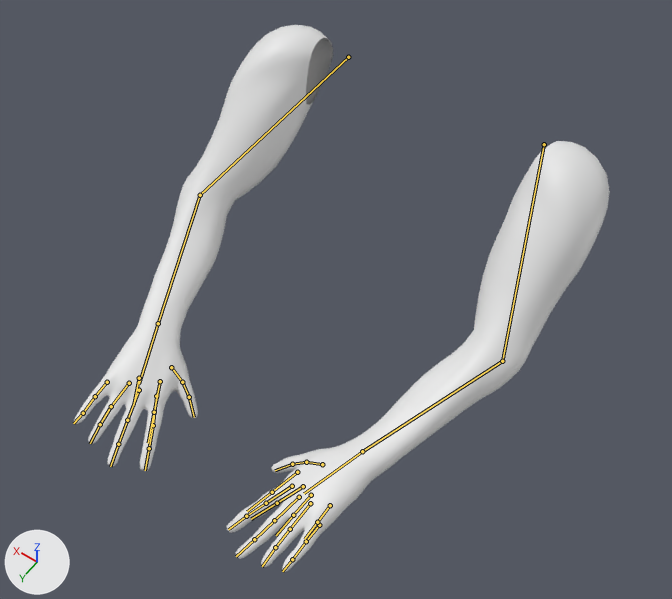
The FBX model Assets/Player/Mesh/SM_Arms.fbx as it was, and as the next commit left it.
Rendered twice from a 50 mm lens placed at (-0.689, -1.478, 2.371), pointed at (-0.038, -2.39, 0.938). Arrows for +X, +Y and +Z are at lower left; the lights stay in place. The first picture is the older version. The bones that change, and the others that lie on the model, are drawn over the model as lines.

Objects in the first picture: 'SM_Arms'.
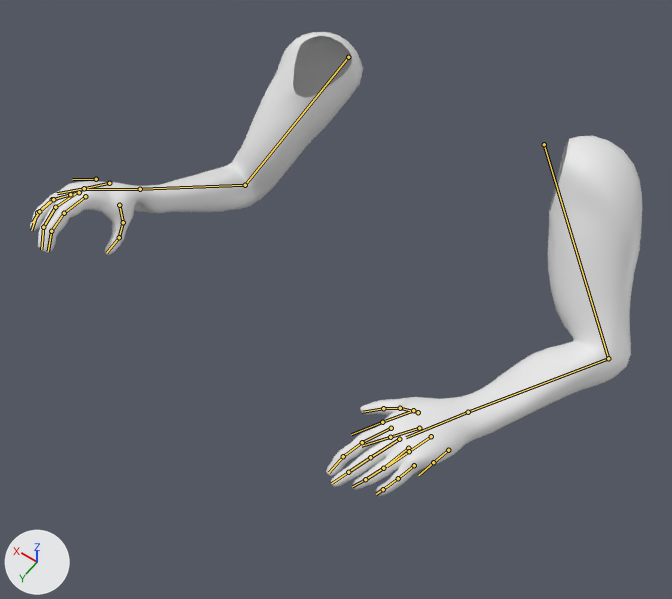
The newer file adds an action. The first version stands in its rest pose; the second is drawn at frame 19 of the action 'Armature|Arms_Pour'.

The change in detail:
Bone 'UpperArm_r' (bone_upperarm_r) turns from (0, 0, 0) to (-45, 64, -14) degrees about its own x, y and z.
Bone 'LowerArm_r' (bone_lowerarm_r) turns from (0, 0, 0) to (45, 3, -8) degrees about its own x, y and z.
Bone 'Hand_r' (bone_hand_r) turns from (0, 0, 0) to (-4, -3, -10) degrees about its own x, y and z.
Bone 'Index01_r' (bone_index01_r) moves from (0.0, 0.0, 0.0) to (0.001, -0.001, -0.004).
Bone 'Index01_r' (bone_index01_r) turns from (0, 0, 0) to (-5, 1, 24) degrees about its own x, y and z.
Bone 'Index02_r' (bone_index02_r) turns from (0, 0, 0) to (-5, 1, 24) degrees about its own x, y and z.
Bone 'Index03_r' (bone_index03_r) turns from (0, 0, 0) to (-5, 1, 24) degrees about its own x, y and z.
Bone 'Middlel01_r' (bone_middlel01_r) turns from (0, 0, 0) to (0, 0, 25) degrees about its own x, y and z.
Bone 'Middlel02_r' (bone_middlel02_r) turns from (0, 0, 0) to (0, 0, 25) degrees about its own x, y and z.
Bone 'Middlel03_r' (bone_middlel03_r) turns from (0, 0, 0) to (0, 0, 25) degrees about its own x, y and z.
Bone 'Ring01_r' (bone_ring01_r) moves from (0.0, 0.0, 0.0) to (0.0, 0.0, 0.003).
Bone 'Ring01_r' (bone_ring01_r) turns from (0, 0, 0) to (6, 1, 18) degrees about its own x, y and z.
Bone 'Ring02_r' (bone_ring02_r) turns from (0, 0, 0) to (6, 1, 18) degrees about its own x, y and z.
Bone 'Ring03_r' (bone_ring03_r) turns from (0, 0, 0) to (6, 1, 18) degrees about its own x, y and z.
Bone 'Pinky01_r' (bone_pinky01_r) moves from (0.0, 0.0, 0.0) to (-0.003, -0.004, 0.009).
Bone 'Pinky01_r' (bone_pinky01_r) turns from (0, 0, 0) to (2, 0, 21) degrees about its own x, y and z.
Bone 'Pinky02_r' (bone_pinky02_r) turns from (0, 0, 0) to (2, 0, 21) degrees about its own x, y and z.
Bone 'Pinky03_r' (bone_pinky03_r) turns from (0, 0, 0) to (2, 0, 21) degrees about its own x, y and z.
Bone 'Thumb01_r' (bone_thumb01_r) turns from (0, 0, 0) to (52, -30, 57) degrees about its own x, y and z.
Bone 'Thumb02_r' (bone_thumb02_r) turns from (0, 0, 0) to (-17, 2, -5) degrees about its own x, y and z.
Bone 'Thumb03_r' (bone_thumb03_r) turns from (0, 0, 0) to (-17, 2, -5) degrees about its own x, y and z.
Bone 'Ctrl_Index_r' (bone_ctrl_index_r) moves from (0.0, 0.0, 0.0) to (0.0, -0.018, 0.0).
Bone 'UpperArm_l' (bone_upperarm_l) turns from (0, 0, 0) to (-29, -11, -2) degrees about its own x, y and z.
Bone 'LowerArm_l' (bone_lowerarm_l) turns from (0, 0, 0) to (41, -3, 8) degrees about its own x, y and z.
Bone 'Hand_l' (bone_hand_l) turns from (0, 0, 0) to (2, -9, 4) degrees about its own x, y and z.
Bone 'Index01_l' (bone_index01_l) moves from (0.0, 0.0, 0.0) to (-0.001, -0.001, -0.004).
Bone 'Index01_l' (bone_index01_l) turns from (0, 0, 0) to (-5, -1, -13) degrees about its own x, y and z.
Bone 'Index02_l' (bone_index02_l) turns from (0, 0, 0) to (-5, -1, -13) degrees about its own x, y and z.
Bone 'Index03_l' (bone_index03_l) turns from (0, 0, 0) to (-5, -1, -13) degrees about its own x, y and z.
Bone 'Middlel01_l' (bone_middlel01_l) turns from (0, 0, 0) to (0, 0, -15) degrees about its own x, y and z.
Bone 'Middlel02_l' (bone_middlel02_l) turns from (0, 0, 0) to (0, 0, -15) degrees about its own x, y and z.
Bone 'Middlel03_l' (bone_middlel03_l) turns from (0, 0, 0) to (0, 0, -15) degrees about its own x, y and z.
Bone 'Ring01_l' (bone_ring01_l) moves from (0.0, 0.0, 0.0) to (0.0, 0.0, 0.003).
Bone 'Ring01_l' (bone_ring01_l) turns from (0, 0, 0) to (6, -1, -18) degrees about its own x, y and z.
Bone 'Ring02_l' (bone_ring02_l) turns from (0, 0, 0) to (6, -1, -18) degrees about its own x, y and z.
Bone 'Ring03_l' (bone_ring03_l) turns from (0, 0, 0) to (6, -1, -18) degrees about its own x, y and z.
Bone 'Pinky01_l' (bone_pinky01_l) moves from (0.0, 0.0, 0.0) to (0.003, -0.004, 0.009).
Bone 'Pinky01_l' (bone_pinky01_l) turns from (0, 0, 0) to (2, 0, -28) degrees about its own x, y and z.
Bone 'Pinky02_l' (bone_pinky02_l) turns from (0, 0, 0) to (2, 0, -28) degrees about its own x, y and z.
Bone 'Pinky03_l' (bone_pinky03_l) turns from (0, 0, 0) to (2, 0, -28) degrees about its own x, y and z.
Bone 'Thumb01_l' (bone_thumb01_l) turns from (0, 0, 0) to (6, 7, -11) degrees about its own x, y and z.
Bone 'Ctrl_Index_l' (bone_ctrl_index_l) moves from (0.0, 0.0, 0.0) to (0.0, -0.014, 0.0).

Pixel boxes [x1, y1, x2, y2] of what changed, in the pictures (672 x 599 px):
'SM_Arms', posed (14% wider, 15% shorter)
    before: [74, 25, 610, 572]
    after: [30, 32, 642, 496]
bone 'UpperArm_r', root to tip
    before: (348, 57) to (200, 195)
    after: (348, 57) to (245, 185)
bone 'LowerArm_r', root to tip
    before: (200, 195) to (158, 323)
    after: (245, 185) to (140, 189)
bone 'Hand_r', root to tip
    before: (158, 323) to (139, 384)
    after: (140, 189) to (84, 189)
bone 'Index01_r', root to tip
    before: (156, 396) to (153, 425)
    after: (85, 196) to (64, 213)
bone 'Index02_r', root to tip
    before: (153, 425) to (149, 448)
    after: (64, 213) to (51, 231)
bone 'Index03_r', root to tip
    before: (149, 448) to (145, 470)
    after: (51, 231) to (48, 251)
bone 'Middlel01_r', root to tip
    before: (139, 390) to (127, 420)
    after: (79, 191) to (55, 207)
bone 'Middlel02_r', root to tip
    before: (127, 420) to (118, 444)
    after: (55, 207) to (43, 227)
bone 'Middlel03_r', root to tip
    before: (118, 444) to (110, 466)
    after: (43, 227) to (41, 249)
bone 'Ring01_r', root to tip
    before: (129, 383) to (111, 406)
    after: (79, 192) to (52, 199)
bone 'Ring02_r', root to tip
    before: (111, 406) to (100, 424)
    after: (52, 199) to (37, 212)
bone 'Ring03_r', root to tip
    before: (100, 424) to (90, 443)
    after: (37, 212) to (31, 230)
bone 'Pinky01_r', root to tip
    before: (107, 382) to (95, 396)
    after: (70, 194) to (53, 199)
bone 'Pinky02_r', root to tip
    before: (95, 396) to (83, 413)
    after: (53, 199) to (39, 211)
bone 'Pinky03_r', root to tip
    before: (83, 413) to (73, 423)
    after: (39, 211) to (32, 222)
bone 'Thumb01_r', root to tip
    before: (171, 367) to (182, 382)
    after: (119, 205) to (123, 222)
bone 'Thumb02_r', root to tip
    before: (182, 382) to (189, 397)
    after: (123, 222) to (119, 237)
bone 'Thumb03_r', root to tip
    before: (189, 397) to (194, 417)
    after: (119, 237) to (106, 253)
bone 'Ctrl_Index_r', root to tip
    before: (160, 381) to (154, 412)
    after: (109, 183) to (84, 188)
bone 'UpperArm_l', root to tip
    before: (544, 144) to (502, 361)
    after: (544, 144) to (608, 358)
bone 'LowerArm_l', root to tip
    before: (502, 361) to (362, 451)
    after: (608, 358) to (468, 412)
bone 'Hand_l', root to tip
    before: (362, 451) to (304, 493)
    after: (468, 412) to (406, 437)
bone 'Index01_l', root to tip
    before: (292, 486) to (266, 503)
    after: (391, 428) to (362, 442)
bone 'Index02_l', root to tip
    before: (266, 503) to (246, 516)
    after: (362, 442) to (343, 456)
bone 'Index03_l', root to tip
    before: (246, 516) to (228, 529)
    after: (343, 456) to (329, 472)
bone 'Middlel01_l', root to tip
    before: (299, 497) to (274, 520)
    after: (399, 439) to (370, 457)
bone 'Middlel02_l', root to tip
    before: (274, 520) to (254, 539)
    after: (370, 457) to (348, 472)
bone 'Middlel03_l', root to tip
    before: (254, 539) to (236, 556)
    after: (348, 472) to (331, 483)
bone 'Ring01_l', root to tip
    before: (310, 503) to (290, 529)
    after: (408, 448) to (383, 468)
bone 'Ring02_l', root to tip
    before: (290, 529) to (275, 547)
    after: (383, 468) to (365, 479)
bone 'Ring03_l', root to tip
    before: (275, 547) to (262, 566)
    after: (365, 479) to (352, 486)
bone 'Pinky01_l', root to tip
    before: (319, 525) to (306, 541)
    after: (414, 465) to (398, 478)
bone 'Pinky02_l', root to tip
    before: (306, 541) to (292, 559)
    after: (398, 478) to (383, 489)
bone 'Pinky03_l', root to tip
    before: (292, 559) to (282, 571)
    after: (383, 489) to (376, 494)
bone 'Thumb01_l', root to tip
    before: (322, 464) to (306, 462)
    after: (418, 412) to (400, 408)
bone 'Ctrl_Index_l', root to tip
    before: (297, 472) to (272, 492)
    after: (413, 410) to (382, 422)
